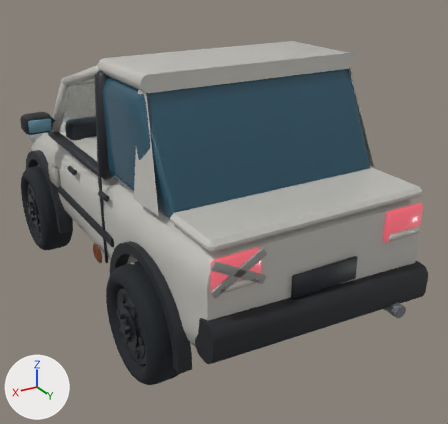
What one commit did to the Blender file art/blender/cars.blend.
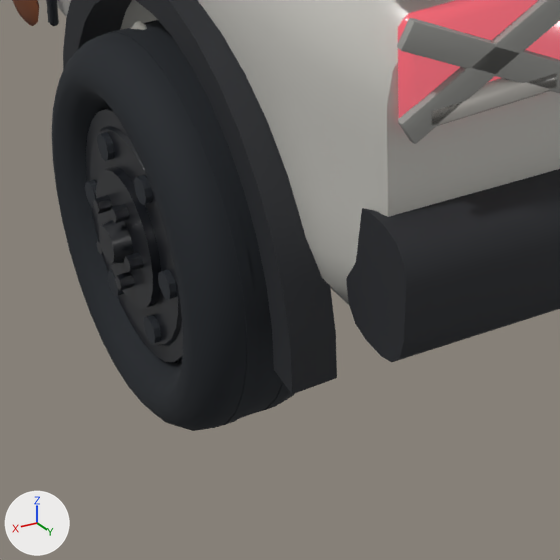
The first picture shows the older version from a camera (50 mm lens) standing at (2.48, 4.85, 2.96) and looking at (-0.19, 0.4, 0.73). The close-ups show the older and then the newer version on the part from 20% to 58% of the width and 60% to 100% of the height of that picture. Only the edits that show in the close-ups are written down. Every picture has the same lights, and +X, +Y and +Z are marked at lower left.

The first close-up shows 'el-tiburon-bumpers', 'el-tiburon-hull', 'el-tiburon-rim-holes-rear-left.006', 'el-tiburon-rim-rear-left.006', 'el-tiburon-tail', 'el-tiburon-tail-white', 'el-tiburon-tape', 'el-tiburon-tire-rear-left.006', 'el-tiburon-wheel-lips' and 3 more.
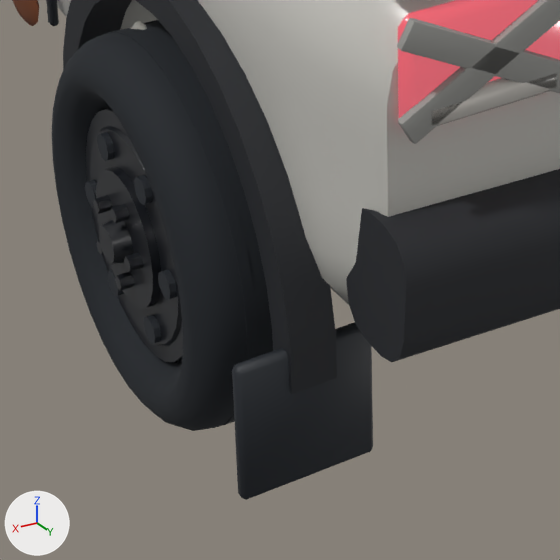
Changed parts and their boxes [x1, y1, x2, y2] in the close-ups (560 x 560 px):
'el-tiburon-detail-levers', added (black)
    after: [232, 322, 373, 500]

Diff of the bpy script that builds the scene:
```diff
--- a/art/blender/cars.blend.py
+++ b/art/blender/cars.blend.py
@@ me_el_tiburon_detail_levers @@
+me_el_tiburon_detail_levers.from_pydata(...)  # 218 vertices, 242 faces; spans x -1.14..1.14, y -1.03..1.85, z 0.16..2.27
+me_el_tiburon_detail_levers.polygons.foreach_set('use_smooth', [True] * 242)
+me_el_tiburon_detail_levers.materials.append(mat_el_tiburon_dark)  # black #20252b
@@ ob_el_tiburon_detail_levers @@
+ob_el_tiburon_detail_levers = bpy.data.objects.new('el-tiburon-detail-levers', me_el_tiburon_detail_levers)
+ob_el_tiburon_detail_levers.parent = ob_body_006
+ob_el_tiburon_detail_levers.location = (0.0, 0.0, 0.0)
```
